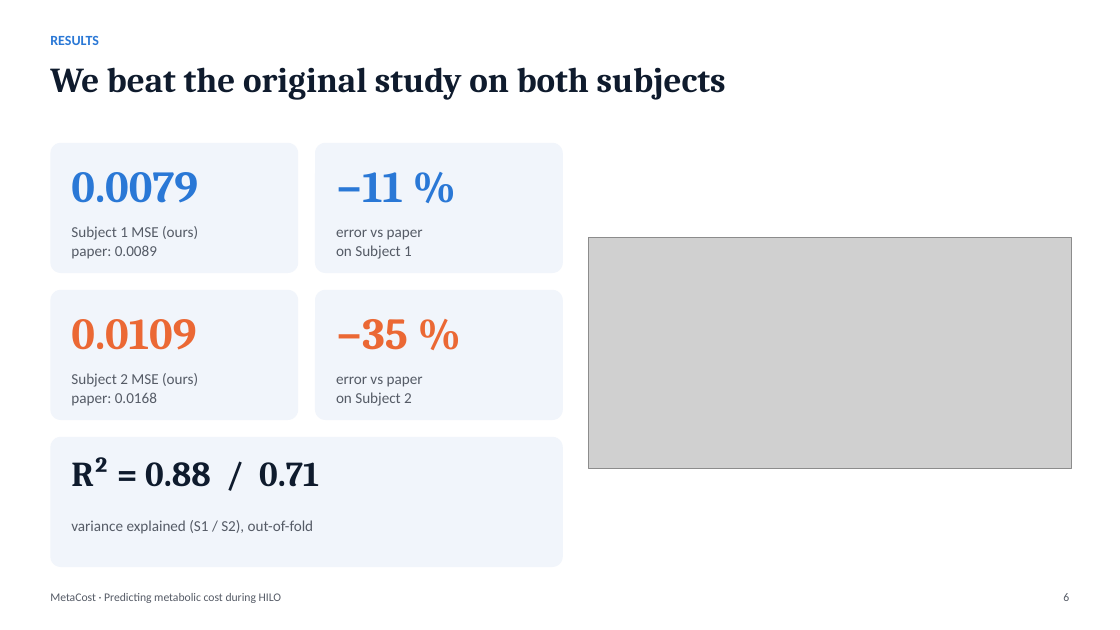
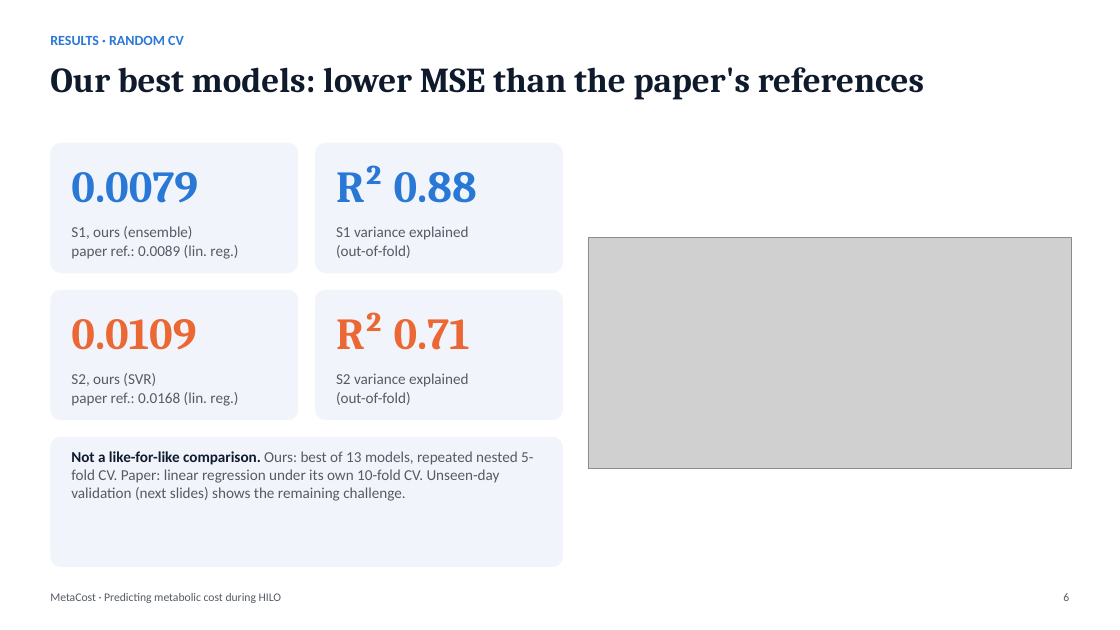
Before and after one commit to Mukilskanda/Predicting-Metabolic-Cost-During-Human-in-the-Loop-Optimisation, a slide deck: slide 6 of docs/MetaCost_Presentation.pptx. Drawn at 1120x630 pixels with LibreOffice and Linux fonts; fonts in the diff are those of the drawing; grey boxes stand for pictures. Boxes give left, top, right and bottom in pixels: in the first picture for what was removed or moved away, otherwise in the second. Text is boxed around its words. In the diff, an @@ line names an element or a change of style, - is before the commit and + after.

Commit message:
Tighten claims: CV protocol, paper comparison, conclusions

```diff
--- a/docs/MetaCost_Presentation.pptx
+++ b/docs/MetaCost_Presentation.pptx
@@ text at (50,36,184,45): text changed @@
-RESULTS
+RESULTS · RANDOM CV
@@ text at (50,67,924,99): text changed @@
-We beat the original study on both subjects
+Our best models: lower MSE than the paper's references
@@ text at (336,165,477,203): text changed @@
-−11 %
+R² 0.88
@@ text at (71,226,238,259): text changed @@
-Subject 1 MSE (ours)
-paper: 0.0089
+S1, ours (ensemble)
+paper ref.: 0.0089 (lin. reg.)
@@ text at (336,226,468,258): text changed @@
-error vs paper
-on Subject 1
+S1 variance explained
+(out-of-fold)
@@ text at (336,312,470,350): text changed @@
-−35 %
+R² 0.71
@@ text at (71,373,238,406): text changed @@
-Subject 2 MSE (ours)
-paper: 0.0168
+S2, ours (SVR)
+paper ref.: 0.0168 (lin. reg.)
@@ text at (336,373,468,405): text changed @@
-error vs paper
-on Subject 2
+S2 variance explained
+(out-of-fold)
@@ text at (71,451,533,501): text changed; size 30 to 13 pt; font Cambria to Calibri; text colour #0F1B2D to #555B66; bold off @@
-R² = 0.88 / 0.71
+Not a like-for-like comparison. Ours: best of 13 models, repeated nested 5-fold CV. Paper: linear regression under its own 10-fold CV. Unseen-day validation (next slides) shows the remaining challenge.
@@ text removed at (71,520,314,534) @@
-variance explained (S1 / S2), out-of-fold
```
Also in this commit, not shown: 8 other slides changed, 7 other files.
